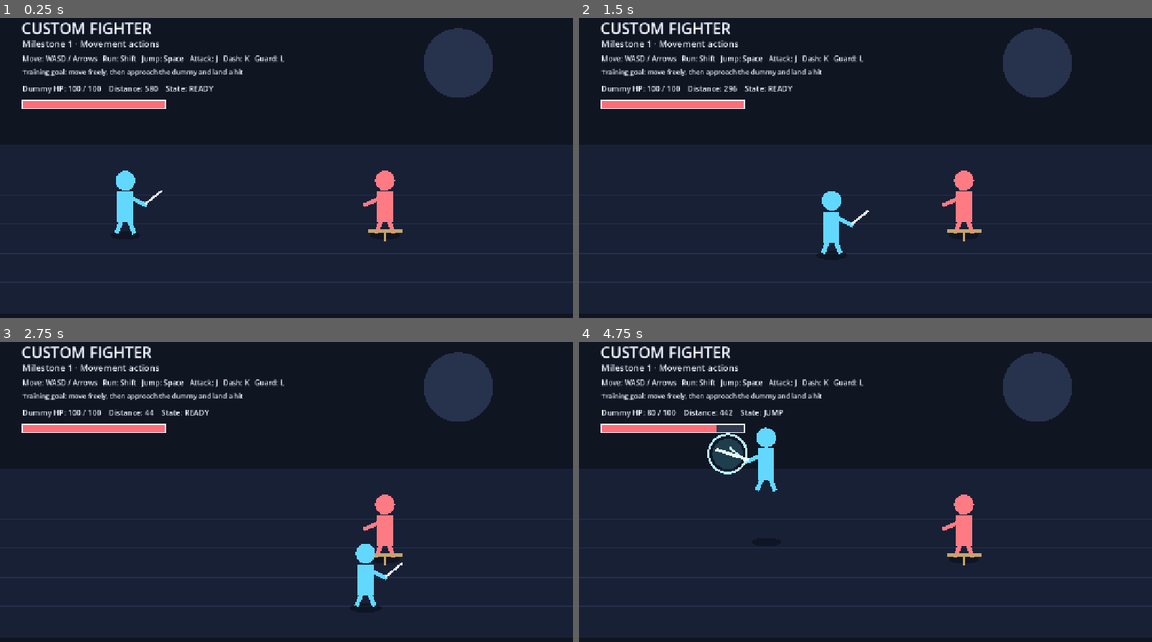
Above: before the commit, frames 1-4 (two rows, left to right).
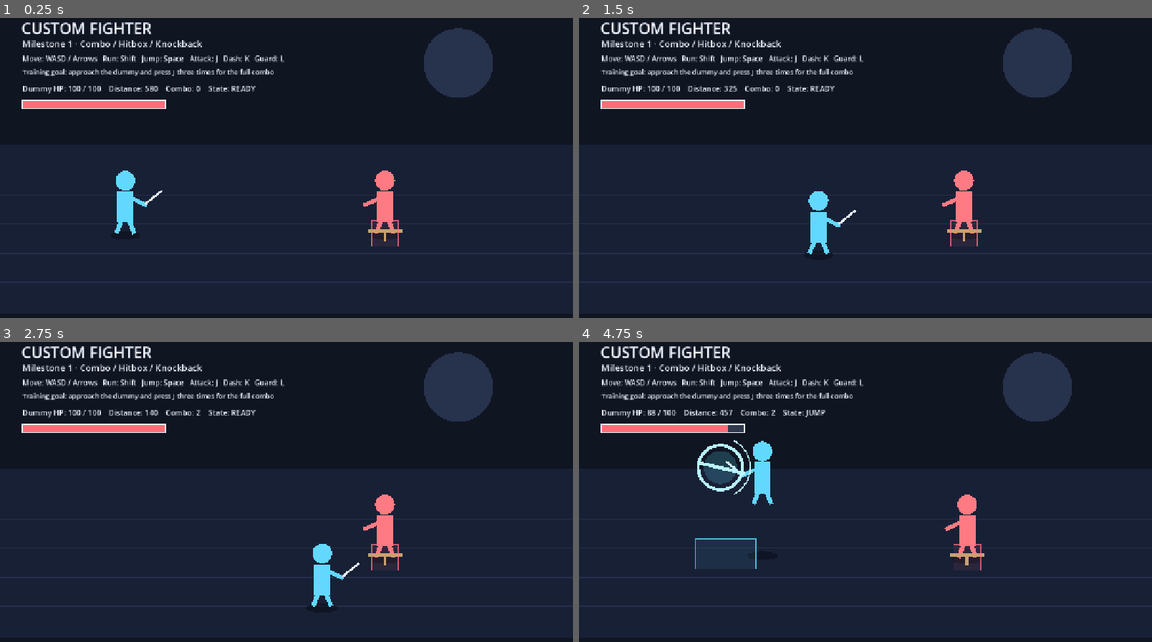
Above: after the commit, the same moments.

Repository: ws951125/custom-fighter
Game: Godot game, scene res://game/runtime/main.tscn
Two runs of this game, one before a commit and one after it. Both use one fixed random seed, a clock stepped at 60 frames per second and the inputs below.
Inputs:
- Up to frame 1 (0.25 s): no input
- Up to frame 2 (1.5 s): tap J (attack) at 0.5 s; hold D (move_right) 0.53-1.28 s; hold J (attack) 0.53-1.28 s; tap Space (jump) at 0.77, 1.07 s; tap Shift (run) at 0.8, 1.35 s; hold S (move_down) from 1.28 s (still down)
- Up to frame 3 (2.75 s): tap Space (jump) at 1.52, 1.55, 1.82 s; tap J (attack) at 2, 2.3 s; release S (move_down) at 2.03 s; hold D (move_right) from 2.03 s (still down); hold Space (jump) from 2.03 s (still down)
- Up to frame 4 (4.75 s): tap J (attack) at 2.75, 2.85, 3.5, 4.25, 4.55 s; release D (move_right) at 2.78 s; release Space (jump) at 2.78 s; hold W (move_up) 2.78-3.53 s; tap Space (jump) at 3.02, 3.32, 3.77, 3.8, 4.07, 4.52 s; tap Shift (run) at 3.05 s; hold K (dash) 3.53-4.28 s; hold A (move_left) from 3.53 s (still down); tap L (guard) at 4.35 s

The runs differ from the first frame. In frame 1, 1.0% of the frame differs, in the area x 12-70%, y 7-77%; in frame 2, 1.9%; in frame 3, 2.2%; in frame 4, 2.9%, in the area x 12-71%, y 7-77%.

Commit message:
feat: add combo hitboxes hurtboxes and knockback

Diff:
--- a/game/runtime/main.gd
+++ b/game/runtime/main.gd
@@ -2,14 +2,16 @@
 
 const CombatantState = preload("res://game/core/combat/combatant_state.gd")
 const MovementState = preload("res://game/core/movement/movement_state.gd")
+const CombatBox = preload("res://game/core/combat/combat_box.gd")
+const AttackChainState = preload("res://game/core/combat/attack_chain_state.gd")
+const KnockbackState = preload("res://game/core/combat/knockback_state.gd")
 
 const MOVE_SPEED := 360.0
 const DEPTH_SPEED := 0.72
 const RUN_MULTIPLIER := 1.60
 const GUARD_MOVE_MULTIPLIER := 0.35
-const ATTACK_DAMAGE := 20
-const ATTACK_REACH_X := 128.0
-const ATTACK_REACH_DEPTH := 0.20
+const DUMMY_HURTBOX_HALF_WIDTH := 30.0
+const DUMMY_HURTBOX_HALF_DEPTH := 0.11
 
 var player_x := 280.0
 var player_depth := 0.58
@@ -17,7 +19,7 @@
 var dummy_x := 860.0
 var dummy_depth := 0.58
 
-var attack_timer := 0.0
+var attack_visual_timer := 0.0
 var attack_latched := false
 var jump_latched := false
 var dash_latched := false
@@ -25,17 +27,21 @@
 var player_running := false
 var dummy_hit_timer := 0.0
 var web_sync_accumulator := 0.0
+var last_attack_step := 0
+var last_attack_hit := false
 
 var dummy_state := CombatantState.new(100, 0)
 var movement_state := MovementState.new()
+var attack_chain_state := AttackChainState.new()
+var dummy_knockback_state := KnockbackState.new()
 var status_label: Label
 
 func _ready() -> void:
 	_ensure_input_actions()
 	_create_label("CUSTOM FIGHTER", Vector2(48, 28), 34)
-	_create_label("Milestone 1 · Movement actions", Vector2(50, 72), 20)
+	_create_label("Milestone 1 · Combo / Hitbox / Knockback", Vector2(50, 72), 20)
 	_create_label("Move: WASD / Arrows   Run: Shift   Jump: Space   Attack: J   Dash: K   Guard: L", Vector2(50, 108), 16)
-	_create_label("Training goal: move freely, then approach the dummy and land a hit", Vector2(50, 138), 15)
+	_create_label("Training goal: approach the dummy and press J three times for the full combo", Vector2(50, 138), 15)
 	status_label = _create_label("", Vector2(50, 174), 17)
 
 	_set_web_state()
@@ -44,6 +50,10 @@
 func _process(delta: float) -> void:
 	_handle_action_edges()
 	movement_state.tick(delta)
+	attack_chain_state.tick(delta)
+
+	dummy_x += dummy_knockback_state.tick(delta)
+	dummy_x = clampf(dummy_x, 90.0, maxf(size.x, 1280.0) - 90.0)
 
 	var move_vector := Vector2(
 		Input.get_axis("move_left", "move_right"),
@@ -58,6 +68,7 @@
 		and move_vector.length_squared() > 0.01
 		and not player_guarding
 		and not movement_state.is_dashing()
+		and not attack_chain_state.is_attacking()
 	)
 
 	if movement_state.is_dashing():
@@ -66,6 +77,8 @@
 		var speed_multiplier := RUN_MULTIPLIER if player_running else 1.0
 		if player_guarding:
 			speed_multiplier *= GUARD_MOVE_MULTIPLIER
+		if attack_chain_state.is_attacking():
+			speed_multiplier *= 0.30
 		player_x += move_vector.x * MOVE_SPEED * speed_multiplier * delta
 		player_depth += move_vector.y * DEPTH_SPEED * speed_multiplier * delta
 
@@ -79,14 +92,15 @@
 		_begin_attack()
 	attack_latched = attacking
 
-	attack_timer = maxf(0.0, attack_timer - delta)
+	attack_visual_timer = maxf(0.0, attack_visual_timer - delta)
 	dummy_hit_timer = maxf(0.0, dummy_hit_timer - delta)
 	dummy_state.tick(delta)
 
-	status_label.text = "Dummy HP: %d / %d    Distance: %d    State: %s" % [
+	status_label.text = "Dummy HP: %d / %d    Distance: %d    Combo: %d    State: %s" % [
 		dummy_state.hp,
 		dummy_state.max_hp,
 		roundi(absf(dummy_x - player_x)),
+		attack_chain_state.combo_step,
 		_player_state_name()
 	]
 
@@ -109,22 +123,51 @@
 		and not dash_latched
 		and not Input.is_action_pressed("guard")
 		and not movement_state.jumping
+		and not attack_chain_state.is_attacking()
 	):
 		movement_state.start_dash(player_facing)
 		_set_web_state()
 	dash_latched = dash_pressed
 
 func _begin_attack() -> void:
-	attack_timer = 0.22
-	var facing_dummy := signf(dummy_x - player_x) == player_facing or absf(dummy_x - player_x) < 1.0
-	var in_horizontal_range := absf(dummy_x - player_x) <= ATTACK_REACH_X
-	var in_depth_range := absf(dummy_depth - player_depth) <= ATTACK_REACH_DEPTH
-
-	if facing_dummy and in_horizontal_range and in_depth_range and not dummy_state.is_defeated():
-		dummy_state.apply_damage(ATTACK_DAMAGE)
-		dummy_state.apply_hitstun(0.20)
-		dummy_hit_timer = 0.20
-		_set_web_state()
+	var step := attack_chain_state.try_start_attack()
+	if step == 0:
+		return
+
+	last_attack_step = step
+	last_attack_hit = false
+	attack_visual_timer = attack_chain_state.visual_duration_for_step(step)
+
+	var hitbox := _attack_hitbox(step)
+	var hurtbox := _dummy_hurtbox()
+	if hitbox.overlaps(hurtbox) and not dummy_state.is_defeated():
+		dummy_state.apply_damage(attack_chain_state.damage_for_step(step))
+		dummy_state.apply_hitstun(attack_chain_state.hitstun_for_step(step))
+		dummy_knockback_state.apply_impulse(
+			player_facing * attack_chain_state.knockback_for_step(step)
+		)
+		dummy_hit_timer = attack_chain_state.hitstun_for_step(step)
+		last_attack_hit = true
+
+	_set_web_state()
+
+func _attack_hitbox(step: int) -> CombatBox:
+	return CombatBox.new(
+		Vector2(
+			player_x + player_facing * attack_chain_state.hitbox_offset_for_step(step),
+			player_depth
+		),
+		Vector2(
+			attack_chain_state.hitbox_half_width_for_step(step),
+			attack_chain_state.hitbox_half_depth_for_step(step)
+		)
+	)
+
+func _dummy_hurtbox() -> CombatBox:
+	return CombatBox.new(
+		Vector2(dummy_x, dummy_depth),
+		Vector2(DUMMY_HURTBOX_HALF_WIDTH, DUMMY_HURTBOX_HALF_DEPTH)
+	)
 
 func _draw() -> void:
 	var canvas_width := maxf(size.x, 1280.0)
@@ -151,6 +194,8 @@
 
 	if movement_state.is_dashing():
 		_draw_dash_lines(player_ground_feet)
+	if dummy_knockback_state.is_active():
+		_draw_dummy_knockback_lines(dummy_feet)
 
 	if player_depth <= dummy_depth:
 		_draw_fighter(player_ground_feet, Color("62d8ff"), player_facing, false, jump_offset, player_guarding)
@@ -160,18 +205,47 @@
 		_draw_fighter(player_ground_feet, Color("62d8ff"), player_facing, false, jump_offset, player_guarding)
 
 	_draw_health_bar(Vector2(50.0, 214.0), 320.0, dummy_state.hp, dummy_state.max_hp)
-
-	if attack_timer > 0.0:
-		var player_y := player_ground_feet.y - jump_offset
-		var effect_center := Vector2(player_x + player_facing * 86.0, player_y - 82.0)
-		draw_circle(effect_center, 34.0, Color(0.35, 0.88, 1.0, 0.20))
-		draw_arc(effect_center, 43.0, 0.0, TAU, 32, Color("b8f3ff"), 5.0)
-		draw_line(
-			Vector2(player_x + player_facing * 38.0, player_y - 68.0),
-			Vector2(player_x + player_facing * 112.0, player_y - 92.0),
-			Color("e8fbff"),
-			7.0
-		)
+	_draw_combat_box(_dummy_hurtbox(), arena_top, arena_bottom, Color(1.0, 0.45, 0.52, 0.72))
+
+	if attack_visual_timer > 0.0 and last_attack_step > 0:
+		var active_hitbox := _attack_hitbox(last_attack_step)
+		var box_color := Color(0.42, 1.0, 0.64, 0.82) if last_attack_hit else Color(0.35, 0.88, 1.0, 0.78)
+		_draw_combat_box(active_hitbox, arena_top, arena_bottom, box_color)
+		_draw_attack_effect(player_ground_feet, jump_offset)
+
+func _draw_attack_effect(player_ground_feet: Vector2, jump_offset: float) -> void:
+	var player_y := player_ground_feet.y - jump_offset
+	var step_scale := 1.0 + float(maxi(0, last_attack_step - 1)) * 0.24
+	var effect_center := Vector2(
+		player_x + player_facing * (78.0 + float(last_attack_step) * 8.0),
+		player_y - 82.0
+	)
+	var effect_color := Color("ffd166") if last_attack_step == 3 else Color("b8f3ff")
+	var glow_color := Color(1.0, 0.72, 0.24, 0.22) if last_attack_step == 3 else Color(0.35, 0.88, 1.0, 0.20)
+
+	draw_circle(effect_center, 30.0 * step_scale, glow_color)
+	draw_arc(effect_center, 40.0 * step_scale, 0.0, TAU, 32, effect_color, 5.0 + float(last_attack_step))
+	draw_line(
+		Vector2(player_x + player_facing * 38.0, player_y - 68.0),
+		Vector2(player_x + player_facing * (104.0 + float(last_attack_step) * 18.0), player_y - 92.0),
+		effect_color,
+		6.0 + float(last_attack_step)
+	)
+	if last_attack_step >= 2:
+		draw_arc(effect_center, 54.0 * step_scale, -1.1, 1.1, 20, effect_color, 3.0)
+	if last_attack_step == 3:
+		draw_circle(effect_center, 12.0, Color("fff2b8"))
+
+func _draw_combat_box(box: CombatBox, arena_top: float, arena_bottom: float, color: Color) -> void:
+	var top_y := lerpf(arena_top, arena_bottom, clampf(box.top(), 0.0, 1.0))
+	var bottom_y := lerpf(arena_top, arena_bottom, clampf(box.bottom(), 0.0, 1.0))
+	var rect := Rect2(
+		Vector2(box.left(), top_y),
+		Vector2(box.right() - box.left(), maxf(4.0, bottom_y - top_y))
+	)
+	var fill_color := Color(color.r, color.g, color.b, 0.08)
+	draw_rect(rect, fill_color, true)
+	draw_rect(rect, color, false, 2.0)
 
 func _draw_health_bar(at: Vector2, width: float, current: int, maximum: int) -> void:
 	var ratio := clampf(float(current) / float(maxi(1, maximum)), 0.0, 1.0)
@@ -232,6 +306,19 @@
 			5.0
 		)
 
+func _draw_dummy_knockback_lines(dummy_feet: Vector2) -> void:
+	var direction := signf(dummy_knockback_state.velocity)
+	if is_zero_approx(direction):
+		return
+	for index in range(3):
+		var y := dummy_feet.y - 80.0 + float(index) * 26.0
+		draw_line(
+			Vector2(dummy_x - direction * 38.0, y),
+			Vector2(dummy_x - direction * (82.0 + float(index) * 16.0), y),
+			Color(1.0, 0.82, 0.42, 0.42 - float(index) * 0.08),
+			4.0
+		)
+
 func _draw_shadow_ellipse(center: Vector2, radii: Vector2, color: Color) -> void:
 	var points := PackedVector2Array()
 	for index in range(25):
@@ -267,6 +354,8 @@
 		return "DASH"
 	if movement_state.jumping:
 		return "JUMP"
+	if attack_chain_state.is_attacking():
+		return "ATTACK_%d" % attack_chain_state.combo_step
 	if player_running:
 		return "RUN"
 	return "READY"
@@ -277,6 +366,8 @@
 	JavaScriptBridge.eval(
 		"document.documentElement.dataset.godotReady='true';" +
 		"document.documentElement.dataset.dummyHp='%d';" % dummy_state.hp +
+		"document.documentElement.dataset.dummyX='%.2f';" % dummy_x +
+		"document.documentElement.dataset.dummyKnockbackVelocity='%.2f';" % dummy_knockback_state.velocity +
 		"document.documentElement.dataset.playerX='%.2f';" % player_x +
 		"document.documentElement.dataset.playerDepth='%.3f';" % player_depth +
 		"document.documentElement.dataset.playerJumping='%s';" % _bool_text(movement_state.jumping) +
@@ -285,7 +376,11 @@
 		"document.documentElement.dataset.playerRunning='%s';" % _bool_text(player_running) +
 		"document.documentElement.dataset.playerGuarding='%s';" % _bool_text(player_guarding) +
 		"document.documentElement.dataset.playerState='%s';" % _player_state_name() +
-		"console.log('CUSTOM_FIGHTER_STATE dummyHp=%d state=%s');" % [dummy_state.hp, _player_state_name()]
+		"document.documentElement.dataset.comboStep='%d';" % attack_chain_state.combo_step +
+		"document.documentElement.dataset.lastHitStep='%d';" % (last_attack_step if last_attack_hit else 0) +
+		"document.documentElement.dataset.lastAttackHit='%s';" % _bool_text(last_attack_hit) +
+		"document.documentElement.dataset.hitboxActive='%s';" % _bool_text(attack_visual_timer > 0.0) +
+		"console.log('CUSTOM_FIGHTER_STATE dummyHp=%d combo=%d state=%s');" % [dummy_state.hp, attack_chain_state.combo_step, _player_state_name()]
 	)
 
 func _bool_text(value: bool) -> String:
